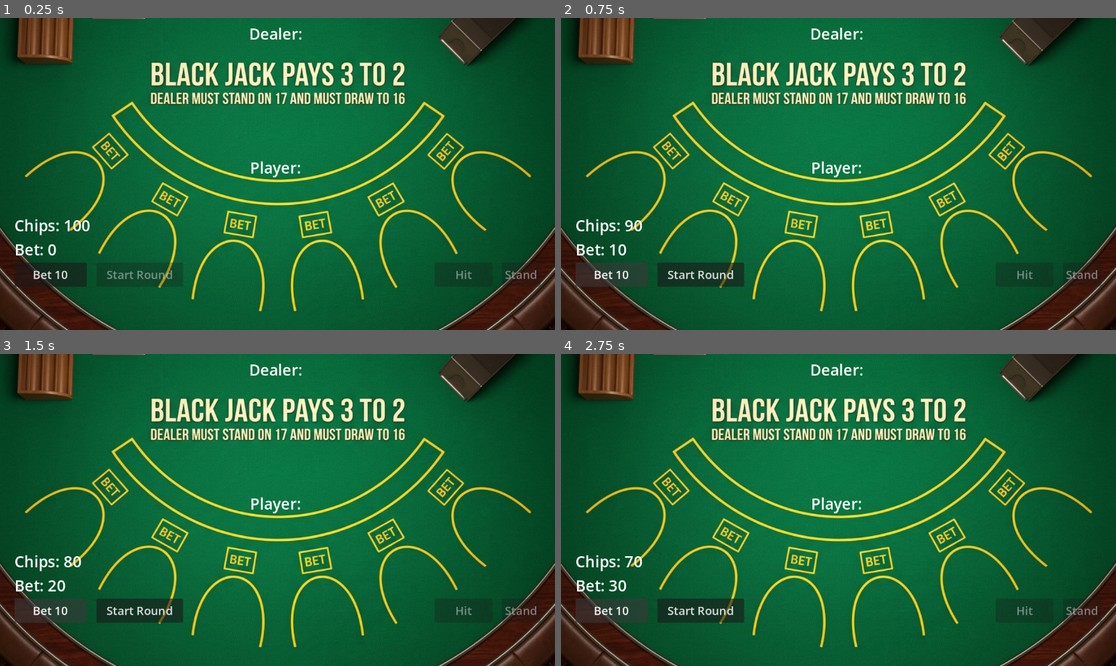
Above: before the commit, frames 1-4 (two rows, left to right).
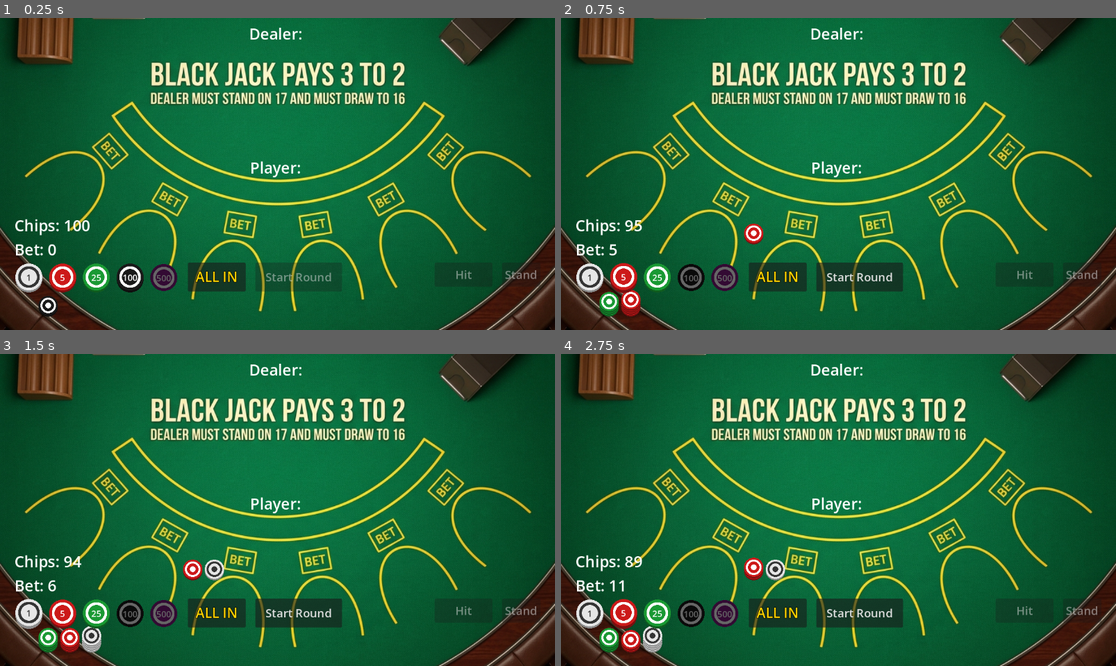
Above: after the commit, the same moments.

Repository: JustJirka/BlackJack
Game: Godot game, scene res://scenes/Main.tscn
The game is run twice, just before and just after one commit, with the same random seed, the same clock (stepped at 60 frames per second) and the same inputs.
Inputs (mouse positions are in pixels of both pictures, inside the frame that each line leads up to):
- Up to frame 1 (0.25 s): no input
- Up to frame 2 (0.75 s): click (610, 273) at 0.5 s, where only the run before the commit has a clickable "Bet 10"
- Up to frame 3 (1.5 s): click (27, 612) at 1.27 s
- Up to frame 4 (2.75 s): click (622, 612) at 2.02 s

The runs differ from the first frame. In frame 1, 3.5% of the frame differs, in the area x 2-62%, y 78-96%; in frame 2, 5.6%; in frame 3, 6.1%, in the area x 2-62%, y 64-96%; in frame 4, 6.1%.

Commit message:
added bet selection

Diff:
--- a/black-jack/scenes/Main.tscn
+++ b/black-jack/scenes/Main.tscn
@@ -1,8 +1,10 @@
-[gd_scene load_steps=4 format=3 uid="uid://cxnmy5sxxvll"]
+[gd_scene load_steps=5 format=3 uid="uid://cxnmy5sxxvll"]
 
 [ext_resource type="Script" path="res://scripts/GameManager.gd" id="1_manager"]
 [ext_resource type="Script" path="res://scripts/UI.gd" id="2_ui"]
 [ext_resource type="Texture2D" path="res://assets/blackjack_table_clean.png" id="3_bg"]
+[ext_resource type="Script" path="res://scripts/ChipsVisualizer.gd" id="4_chips"]
+[ext_resource type="Script" path="res://scripts/ChipButton.gd" id="5_chip_btn"]
 
 [node name="Main" type="Node2D"]
 
@@ -30,6 +32,15 @@
 texture = ExtResource("3_bg")
 expand_mode = 1
 stretch_mode = 6
+
+[node name="ChipsVisualizer" type="Control" parent="CanvasLayer/UI"]
+layout_mode = 1
+anchors_preset = 15
+anchor_right = 1.0
+anchor_bottom = 1.0
+grow_horizontal = 2
+grow_vertical = 2
+script = ExtResource("4_chips")
 
 [node name="DealerScoreLabel" type="Label" parent="CanvasLayer/UI"]
 layout_mode = 1
@@ -119,28 +130,78 @@
 theme_override_font_sizes/font_size = 24
 text = "Stand"
 
-[node name="Bet10Button" type="Button" parent="CanvasLayer/UI"]
+[node name="BettingChipsContainer" type="HBoxContainer" parent="CanvasLayer/UI"]
 layout_mode = 1
 anchors_preset = 2
 anchor_top = 1.0
 anchor_bottom = 1.0
 offset_left = 30.0
 offset_top = -140.0
-offset_right = 180.0
-offset_bottom = -90.0
-grow_vertical = 0
-theme_override_font_sizes/font_size = 24
-text = "Bet 10"
+offset_right = 380.0
+offset_bottom = -80.0
+grow_vertical = 0
+theme_override_constants/separation = 10
+
+[node name="Chip1" type="Button" parent="CanvasLayer/UI/BettingChipsContainer"]
+layout_mode = 2
+script = ExtResource("5_chip_btn")
+chip_value = 1
+base_color = Color(0.9, 0.9, 0.9, 1)
+border_color = Color(0.2, 0.2, 0.2, 1)
+
+[node name="Chip5" type="Button" parent="CanvasLayer/UI/BettingChipsContainer"]
+layout_mode = 2
+script = ExtResource("5_chip_btn")
+chip_value = 5
+base_color = Color(0.8, 0.1, 0.1, 1)
+border_color = Color(1, 1, 1, 1)
+
+[node name="Chip25" type="Button" parent="CanvasLayer/UI/BettingChipsContainer"]
+layout_mode = 2
+script = ExtResource("5_chip_btn")
+chip_value = 25
+base_color = Color(0.1, 0.6, 0.2, 1)
+border_color = Color(1, 1, 1, 1)
+
+[node name="Chip100" type="Button" parent="CanvasLayer/UI/BettingChipsContainer"]
+layout_mode = 2
+script = ExtResource("5_chip_btn")
+chip_value = 100
+base_color = Color(0.1, 0.1, 0.1, 1)
+border_color = Color(1, 1, 1, 1)
+
+[node name="Chip500" type="Button" parent="CanvasLayer/UI/BettingChipsContainer"]
+layout_mode = 2
+script = ExtResource("5_chip_btn")
+chip_value = 500
+base_color = Color(0.5, 0.1, 0.5, 1)
+border_color = Color(1, 1, 1, 1)
+
+[node name="AllInButton" type="Button" parent="CanvasLayer/UI"]
+layout_mode = 1
+anchors_preset = 2
+anchor_top = 1.0
+anchor_bottom = 1.0
+offset_left = 390.0
+offset_top = -140.0
+offset_right = 510.0
+offset_bottom = -80.0
+grow_vertical = 0
+theme_override_colors/font_color = Color(1, 0.84, 0, 1)
+theme_override_colors/font_outline_color = Color(0, 0, 0, 1)
+theme_override_constants/outline_size = 4
+theme_override_font_sizes/font_size = 28
+text = "ALL IN"
 
 [node name="StartRoundButton" type="Button" parent="CanvasLayer/UI"]
 layout_mode = 1
 anchors_preset = 2
 anchor_top = 1.0
 anchor_bottom = 1.0
-offset_left = 200.0
-offset_top = -140.0
-offset_right = 380.0
-offset_bottom = -90.0
+offset_left = 530.0
+offset_top = -140.0
+offset_right = 710.0
+offset_bottom = -80.0
 grow_vertical = 0
 theme_override_font_sizes/font_size = 24
 text = "Start Round"
--- /dev/null
+++ b/black-jack/scripts/ChipButton.gd
@@ -0,0 +1,51 @@
+extends Button
+
+@export var chip_value: int = 5
+@export var base_color: Color = Color(0.8, 0.1, 0.1)
+@export var border_color: Color = Color(1, 1, 1)
+
+func _ready():
+	flat = true
+	custom_minimum_size = Vector2(60, 60)
+	text = ""
+
+func _draw():
+	var center = size / 2.0
+	var radius = min(size.x, size.y) / 2.0 - 2 # Leave margin for bounce
+
+	var shadow_pos = center + Vector2(0, 4)
+	var top_pos = center
+
+	var render_base = base_color
+	var render_border = border_color
+
+	if disabled:
+		render_base = render_base.darkened(0.6)
+		render_border = render_border.darkened(0.6)
+		shadow_pos = center + Vector2(0, 1)
+		top_pos = center + Vector2(0, 1)
+	elif button_pressed:
+		shadow_pos = center + Vector2(0, 1)
+		top_pos = center + Vector2(0, 1)
+	elif is_hovered():
+		shadow_pos = center + Vector2(0, 5)
+		top_pos = center - Vector2(0, 1)
+
+	# Draw thickness edge
+	draw_circle(shadow_pos, radius, render_base.darkened(0.4))
+
+	# Draw top face
+	draw_circle(top_pos, radius, render_base)
+	draw_circle(top_pos, radius * 0.8, render_border)
+	draw_circle(top_pos, radius * 0.6, render_base)
+
+	# Draw Value Text
+	var font = get_theme_default_font()
+	var f_size = 18
+	var str_val = str(chip_value)
+	var text_size = font.get_string_size(str_val, HORIZONTAL_ALIGNMENT_CENTER, -1, f_size)
+	var text_pos = top_pos + Vector2(-text_size.x/2.0, text_size.y/3.0)
+	draw_string(font, text_pos, str_val, HORIZONTAL_ALIGNMENT_LEFT, -1, f_size, render_border)
+
+func _process(_delta):
+	queue_redraw() # Ensures the hover/pressed visual updates dynamically
--- /dev/null
+++ b/black-jack/scripts/ChipsVisualizer.gd
@@ -0,0 +1,66 @@
+extends Control
+
+var chip_values = [
+	{ "value": 500, "color": Color(0.5, 0.1, 0.5), "border": Color(1, 1, 1) }, # Purple
+	{ "value": 100, "color": Color(0.1, 0.1, 0.1), "border": Color(1, 1, 1) }, # Black
+	{ "value": 25, "color": Color(0.1, 0.6, 0.2), "border": Color(1, 1, 1) },  # Green
+	{ "value": 5, "color": Color(0.8, 0.1, 0.1), "border": Color(1, 1, 1) },   # Red
+	{ "value": 1, "color": Color(0.9, 0.9, 0.9), "border": Color(0.2, 0.2, 0.2) } # White
+]
+
+var total_chips = 0
+var bet_chips = 0
+
+func update_chips(total: int, bet: int):
+	total_chips = total
+	bet_chips = bet
+	queue_redraw()
+
+func _draw():
+	# Total chips at bottom-left corner
+	_draw_chip_stacks(total_chips, Vector2(100, 600))
+
+	# Current bet chips on the table near the player's cards
+	if bet_chips > 0:
+		_draw_chip_stacks(bet_chips, Vector2(400, 450))
+
+func _draw_chip_stacks(amount: int, start_pos: Vector2):
+	var remaining = amount
+	var stack_offset_x = 0
+
+	for chip_def in chip_values:
+		var val = chip_def["value"]
+		var count = remaining / val
+		remaining = remaining % val
+
+		if count > 0:
+			var visual_count = min(count, 40) # Cap visual height so it doesn't fly off screen
+			var base_pos = start_pos + Vector2(stack_offset_x, 0)
+
+			for i in range(visual_count):
+				# Slight vertical stacking overlap
+				var chip_pos = base_pos - Vector2(0, i * 4)
+				_draw_single_chip(chip_pos, chip_def)
+
+			stack_offset_x += 45 # Horizontal spacing for the next stack of different value
+
+func _draw_single_chip(pos: Vector2, def: Dictionary):
+	var color = def["color"]
+	var border = def["border"]
+
+	# 3D Thickness / shadow edge
+	draw_circle(pos, 20, color.darkened(0.4))
+
+	var top_pos = pos - Vector2(0, 3)
+
+	# Main base color
+	draw_circle(top_pos, 20, color)
+
+	# Outer striped ring effect
+	draw_circle(top_pos, 16, border)
+
+	# Inner colored core
+	draw_circle(top_pos, 12, color)
+
+	# Value text (Optional but cool if it fits, though might get messy. Let's just do a tiny center dot for realism)
+	draw_circle(top_pos, 6, border)
--- a/black-jack/scripts/UI.gd
+++ b/black-jack/scripts/UI.gd
@@ -6,13 +6,21 @@
 @onready var dealer_container = $DealerCardsContainer
 @onready var player_score_label = $PlayerScoreLabel
 @onready var player_container = $PlayerCardsContainer
+@onready var chips_visualizer = $ChipsVisualizer
 @onready var message_label = $MessageLabel
 @onready var chips_label = $ChipsLabel
 @onready var bet_label = $BetLabel
 
 @onready var hit_button = $HitButton
 @onready var stand_button = $StandButton
-@onready var bet_button = $Bet10Button
+@onready var chip_buttons = [
+	$BettingChipsContainer/Chip1,
+	$BettingChipsContainer/Chip5,
+	$BettingChipsContainer/Chip25,
+	$BettingChipsContainer/Chip100,
+	$BettingChipsContainer/Chip500
+]
+@onready var all_in_button = $AllInButton
 @onready var start_button = $StartRoundButton
 
 func _ready():
@@ -23,8 +31,12 @@
 
 	hit_button.pressed.connect(_on_hit_pressed)
 	stand_button.pressed.connect(_on_stand_pressed)
-	bet_button.pressed.connect(_on_bet_pressed)
+	for btn in chip_buttons:
+		btn.pressed.connect(func(): _on_chip_bet_pressed(btn.chip_value))
+	all_in_button.pressed.connect(_on_all_in_pressed)
 	start_button.pressed.connect(_on_start_pressed)
+
+	chips_visualizer.update_chips(game_manager.chips, game_manager.current_bet)
 
 func _on_hand_updated(player_hand, dealer_hand):
 	var card_scene = preload("res://scenes/CardVisual.tscn")
@@ -97,6 +109,7 @@
 func _on_chips_updated(chips):
 	chips_label.text = "Chips: " + str(chips)
 	bet_label.text = "Bet: " + str(game_manager.current_bet)
+	chips_visualizer.update_chips(chips, game_manager.current_bet)
 	update_buttons()
 
 func _on_hit_pressed():
@@ -105,9 +118,14 @@
 func _on_stand_pressed():
 	game_manager.stand()
 
-func _on_bet_pressed():
-	game_manager.place_bet(10)
+func _on_chip_bet_pressed(val):
+	game_manager.place_bet(val)
 	message_label.text = ""
+
+func _on_all_in_pressed():
+	if game_manager.chips > 0:
+		game_manager.place_bet(game_manager.chips)
+		message_label.text = ""
 
 func _on_start_pressed():
 	message_label.text = ""
@@ -121,5 +139,7 @@
 	hit_button.disabled = state != game_manager.GameState.PLAYER_TURN
 	stand_button.disabled = state != game_manager.GameState.PLAYER_TURN
 
-	bet_button.disabled = state != game_manager.GameState.BETTING or game_manager.chips < 10
+	for btn in chip_buttons:
+		btn.disabled = state != game_manager.GameState.BETTING or game_manager.chips < btn.chip_value
+	all_in_button.disabled = state != game_manager.GameState.BETTING or game_manager.chips <= 0
 	start_button.disabled = state != game_manager.GameState.BETTING or game_manager.current_bet == 0
Not shown, added: black-jack/scripts/ChipButton.gd.uid
Not shown, added: black-jack/scripts/ChipsVisualizer.gd.uid
